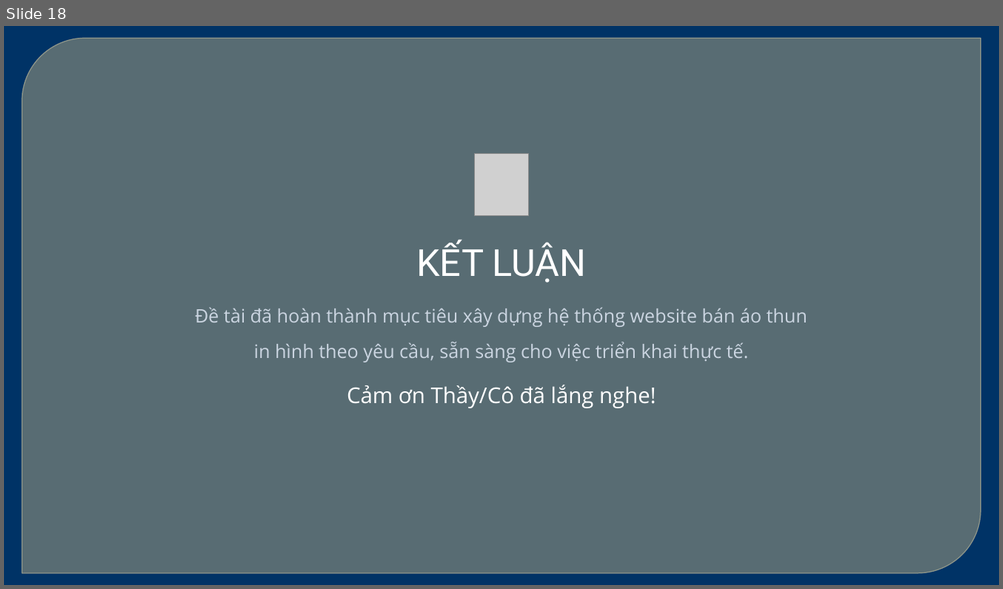
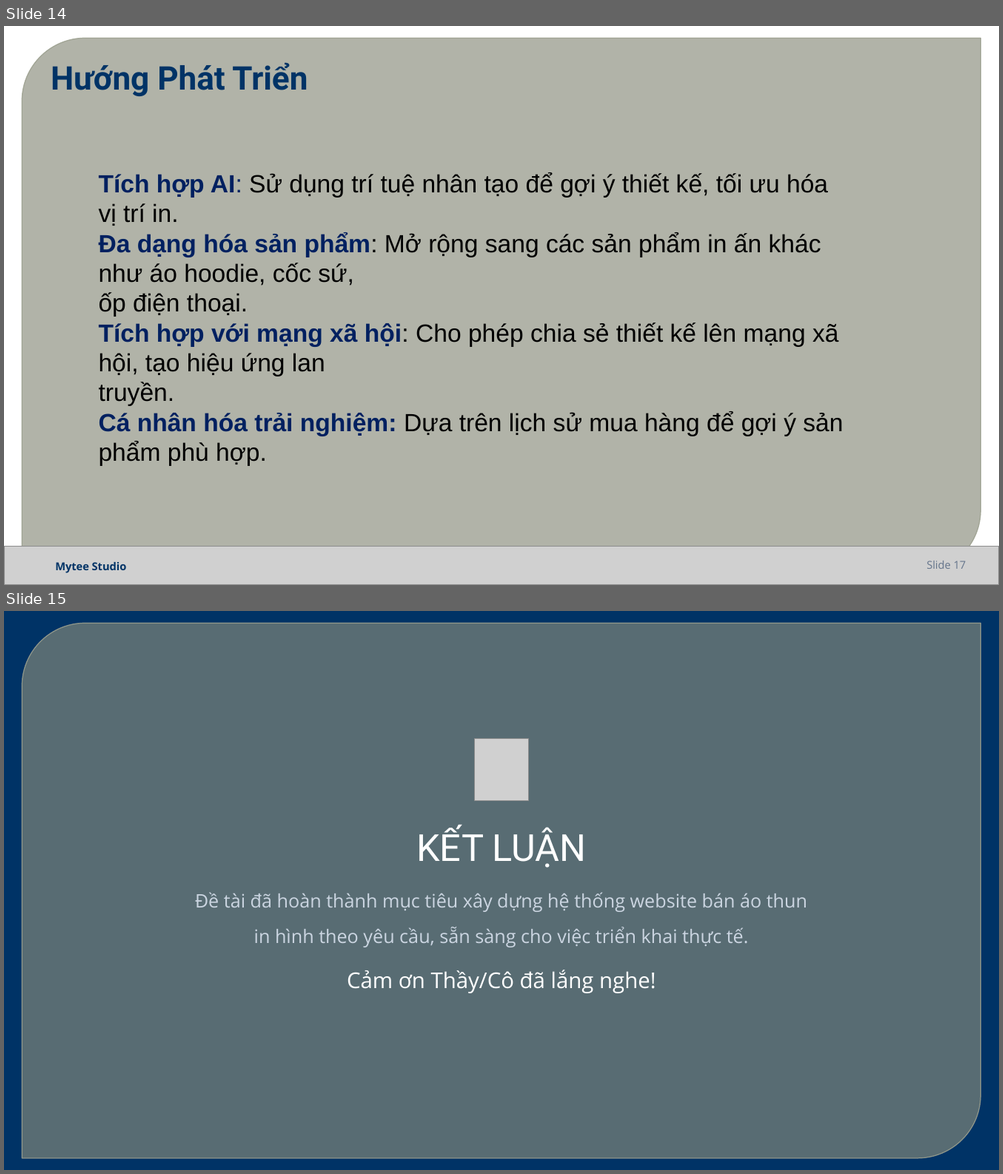
Before and after one commit to baongoc1710/cn-da22ttb-vobaongoc-shop-editor, a slide deck: Báo Cáo Đồ Án CN - Mytee Studio.pptx. Shown one above the other, each under a label of ours: slide 18 before the commit, slides 14 and 15 after it. The pictures are 1003x589 and 1003x1174 pixels, drawn with LibreOffice and Linux fonts; fonts in the diff are those of the drawing; grey boxes stand for pictures; background and template pictures are left out. Boxes give left, top, right and bottom in pixels: in the first picture for what was removed or moved away, otherwise in the second. Text is boxed around its words. In the diff, an @@ line names an element or a change of style, - is before the commit and + after.

```diff
--- a/Báo Cáo Đồ Án CN - Mytee Studio.pptx
+++ b/Báo Cáo Đồ Án CN - Mytee Studio.pptx
@@ slide 14 added at (4, 26, 999, 585), background picture (left out); not listed: 1 template element that a slide beside it also shows @@
@@ text added at (51, 62, 307, 96), 31.5 pt, text #003366, bold @@
+Hướng Phát Triển
@@ text added at (99, 173, 842, 466), 24 pt, text #000000 @@
+Tích hợp AI: Sử dụng trí tuệ nhân tạo để gợi ý thiết kế, tối ưu hóa vị trí in.
+Đa dạng hóa sản phẩm: Mở rộng sang các sản phẩm in ấn khác như áo hoodie, cốc sứ,
+ốp điện thoại.
+Tích hợp với mạng xã hội: Cho phép chia sẻ thiết kế lên mạng xã hội, tạo hiệu ứng lan
+truyền.
+Cá nhân hóa trải nghiệm: Dựa trên lịch sử mua hàng để gợi ý sản phẩm phù hợp.
@@ picture added at (4, 547, 999, 585) @@
@@ text added at (55, 562, 127, 574), 10.5 pt, text #003366, bold @@
+Mytee Studio
@@ text added at (926, 561, 966, 569), 10.5 pt, text #64748B @@
+Slide 17
@@ what was slide 18 is now slide 15 @@
```
Also in this commit, not shown: 8 slides changed, 3 other slides added, 7 slides removed, 11 other files.
